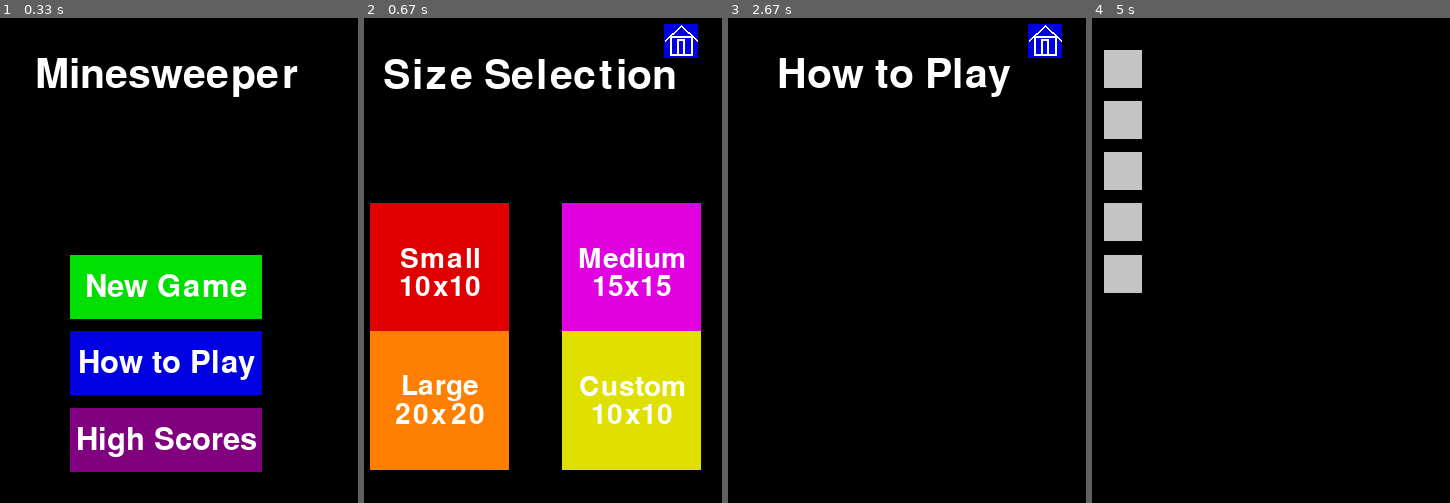
Above: before the commit, frames 1-4 (left to right).
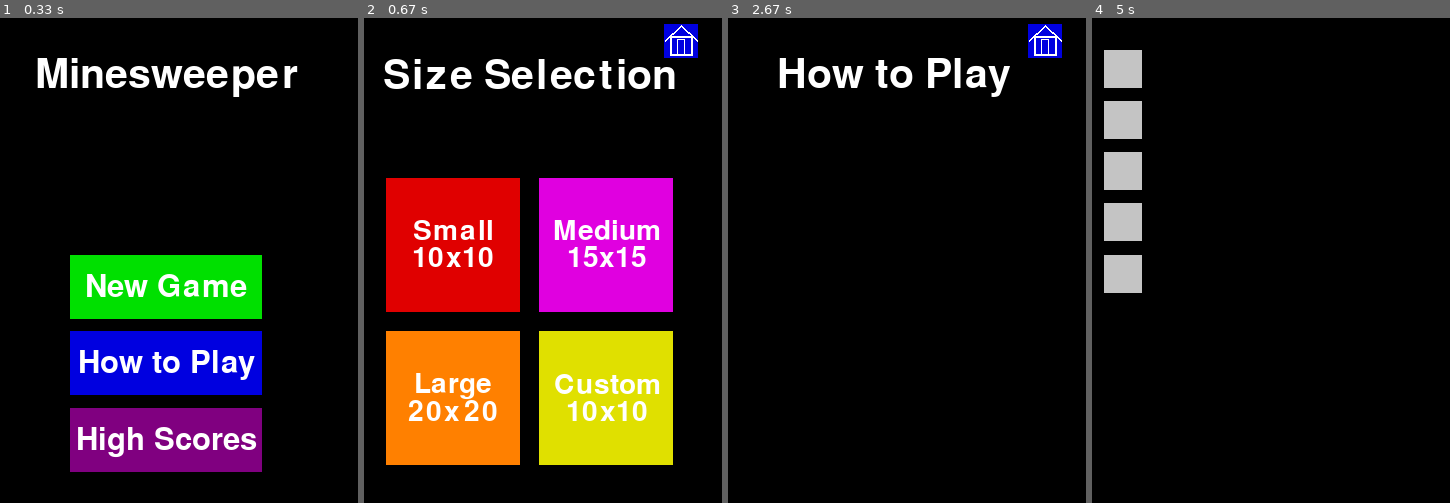
Above: after the commit, the same moments.

Repository: vposby/python
Game: pygame game, started from pygame/minesweeper.py
Same seed, same stepped clock (60 frames per second), same inputs: the game is played once before the commit and once after it.
Inputs (mouse positions are in pixels of both pictures, inside the frame that each line leads up to):
- Up to frame 1 (0.33 s): no input
- Up to frame 2 (0.67 s): press the mouse at (528, 284) at 0.37 s; move the mouse to (521, 202) at 0.47 s; release the mouse at (514, 115) at 0.6 s
- Up to frame 3 (2.67 s): click (932, 289) at 0.83 s; press the mouse at (1046, 42) at 2.17 s; move the mouse to (1032, 61) at 2.27 s; release the mouse at (1017, 81) at 2.4 s; click (856, 338) at 2.55 s
- Up to frame 4 (5 s): press the mouse at (1410, 42) at 3.28 s; move the mouse to (1403, 90) at 3.38 s; release the mouse at (1399, 144) at 3.52 s; press the mouse at (1256, 284) at 3.85 s; move the mouse to (1271, 333) at 3.95 s; release the mouse at (1281, 381) at 4.08 s; move the mouse to (1149, 212) at 4.55 s; click (1149, 212) at 4.92 s

Frame 1 is identical in both runs. In frame 2, 25% of the frame differs, in the area x 1-95%, y 4-94%; in frame 3, less than 0.1%; in frame 4, nothing differs.

Commit message:
repositioned size selection buttons

Diff:
--- a/pygame/minesweeper.py
+++ b/pygame/minesweeper.py
@@ -44,7 +44,7 @@
         pygame.draw.line(screen,white,(x+(z/25),y+(9*z/20)),(x+(z/2),y+(z/25)),2)
         pygame.draw.line(screen,white,(x+(z/2),y+(z/25)),(x+(24*z/25),y+(9*z/20)),2)
         pygame.draw.rect(screen,white,(x+(z/6),y+(17*z/50),2*z/3,7*z/12),2)
-        pygame.draw.rect(screen,white,(x+(3*z/8),y+(87*z/200),z/4,49*z/100),2)
+        pygame.draw.rect(screen,white,(x+(3*z/8),y+(87*z/200),z/4,49*z/100),1)
 
     def click(self):
         screenChange(1)
@@ -82,10 +82,11 @@
 btnNG = Button((width/4,20*height/40),(width/2,height/8),green,"New Game")
 btnHTP = Button((width/4,26*height/40),(width/2,height/8),blue,"How to Play")
 btnHS = Button((width/4,32*height/40),(width/2,height/8),purple,"High Scores")
-btnSML = Button((width/12,8*height/20),(4*width/11,4*width/11),red,"Small\n10x10")
-btnMED = Button((7*width/12,8*height/20),(4*width/11,4*width/11),pink,"Medium\n15x15")
-btnLRG = Button((width/12,13*height/20),(4*width/11,4*width/11),orange,"Large\n20x20")
-btnCUS = Button((7*width/12,13*height/20),(4*width/11,4*width/11),yellow,
+#(12)3456789(1011)12131415161718(1920)
+btnSML = Button((5*width/40,7*height/20),(7*width/20,7*width/20),red,"Small\n10x10")
+btnMED = Button((21*width/40,7*height/20),(7*width/20,7*width/20),pink,"Medium\n15x15")
+btnLRG = Button((5*width/40,13*height/20),(7*width/20,7*width/20),orange,"Large\n20x20")
+btnCUS = Button((21*width/40,13*height/20),(7*width/20,7*width/20),yellow,
 "Custom\n"+str(custWd)+"x"+str(custHt))
 
 class Menu:
